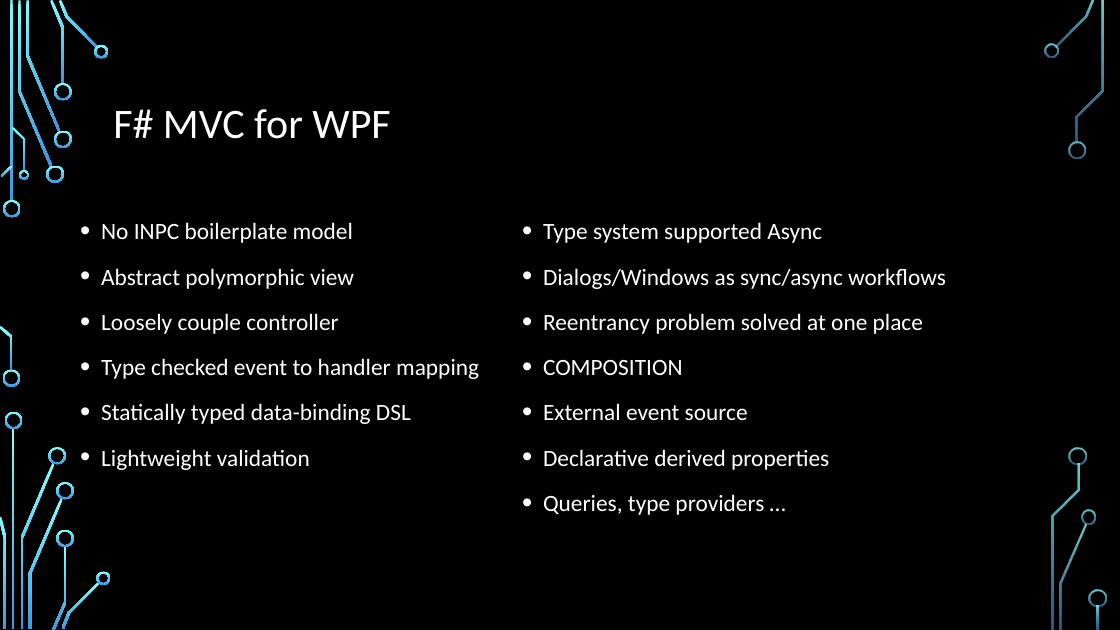
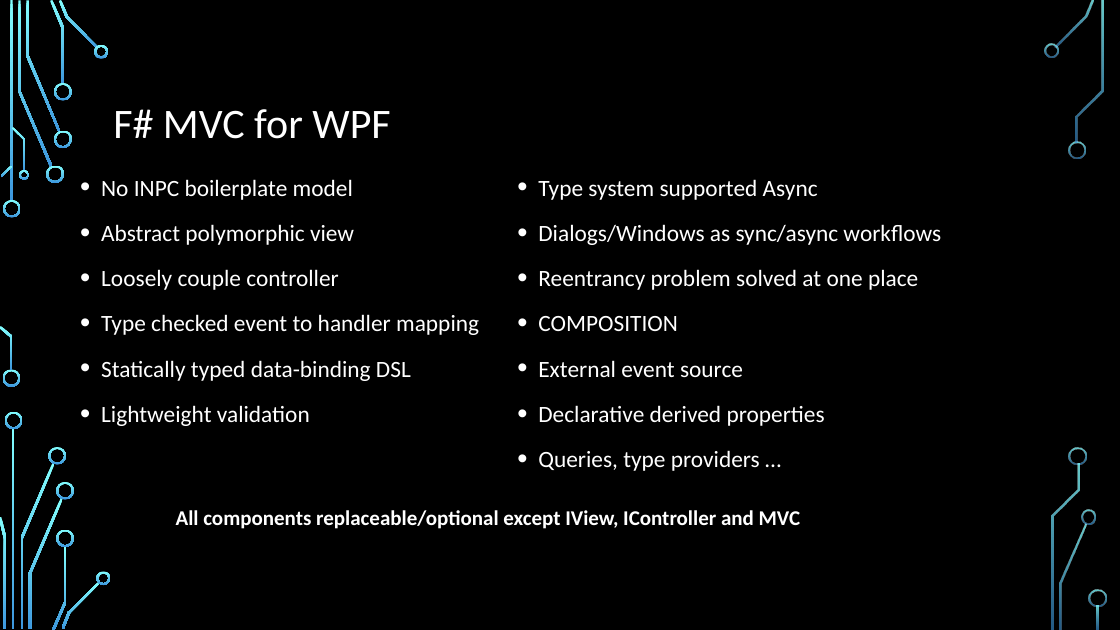
Before and after one commit to dmitry-a-morozov/fsharp-wpf-mvc-series, a slide deck: slide 24 of NYC Meetup.2013-04-23.pptx (slide 25 before the commit). Drawn at 1120x630 pixels with LibreOffice and Linux fonts; fonts in the diff are those of the drawing; background and template pictures are left out. Boxes give left, top, right and bottom in pixels: in the first picture for what was removed or moved away, otherwise in the second. Text is boxed around its words. In the diff, an @@ line names an element or a change of style, - is before the commit and + after.

```diff
--- a/NYC Meetup.2013-04-23.pptx
+++ b/NYC Meetup.2013-04-23.pptx
@@ text "No INPC boilerplate model": place and size @@
-text "No INPC boilerplate model" at bbox=[101, 222, 479, 470]
+text "No INPC boilerplate model" at bbox=[101, 179, 479, 426]
@@ text "Type system supported Async": place and size @@
-text "Type system supported Async" at bbox=[543, 222, 946, 515]
+text "Type system supported Async" at bbox=[538, 179, 941, 471]
@@ text added at bbox=[176, 510, 801, 529], 18 pt, text #FFFFFF, bold @@
+All components replaceable/optional except IView, IController and MVC
```
Also in this commit, not shown: 8 other slides changed, 1 slide added, 2 slides removed, 3 other files.
